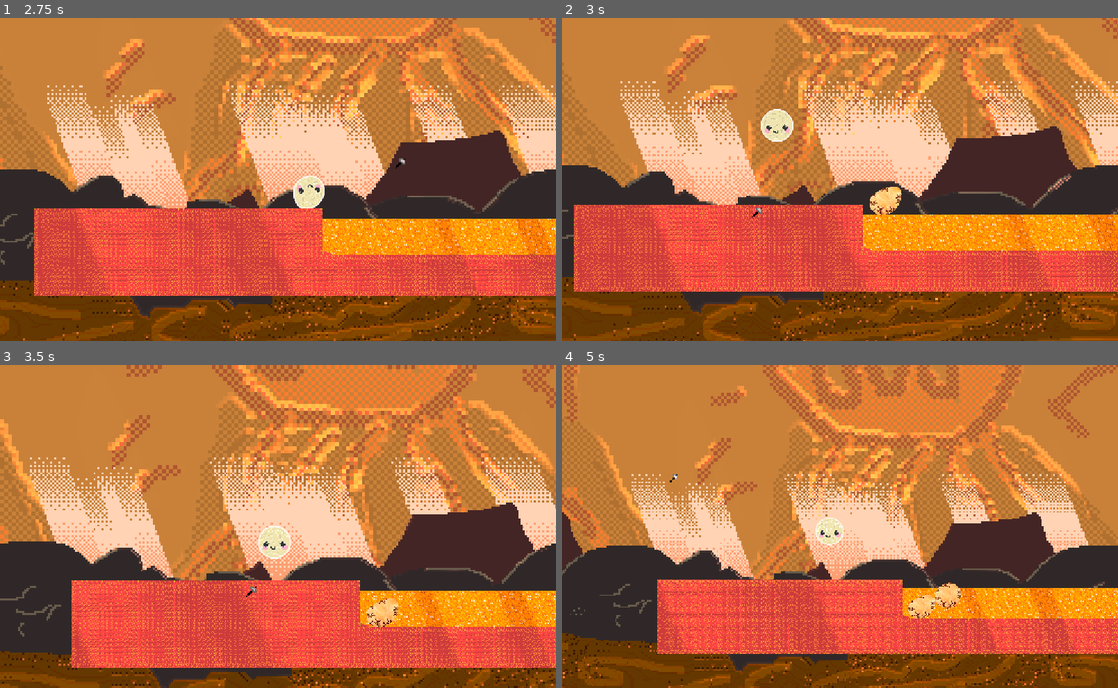
Above: before the commit, frames 1-4 (two rows, left to right).
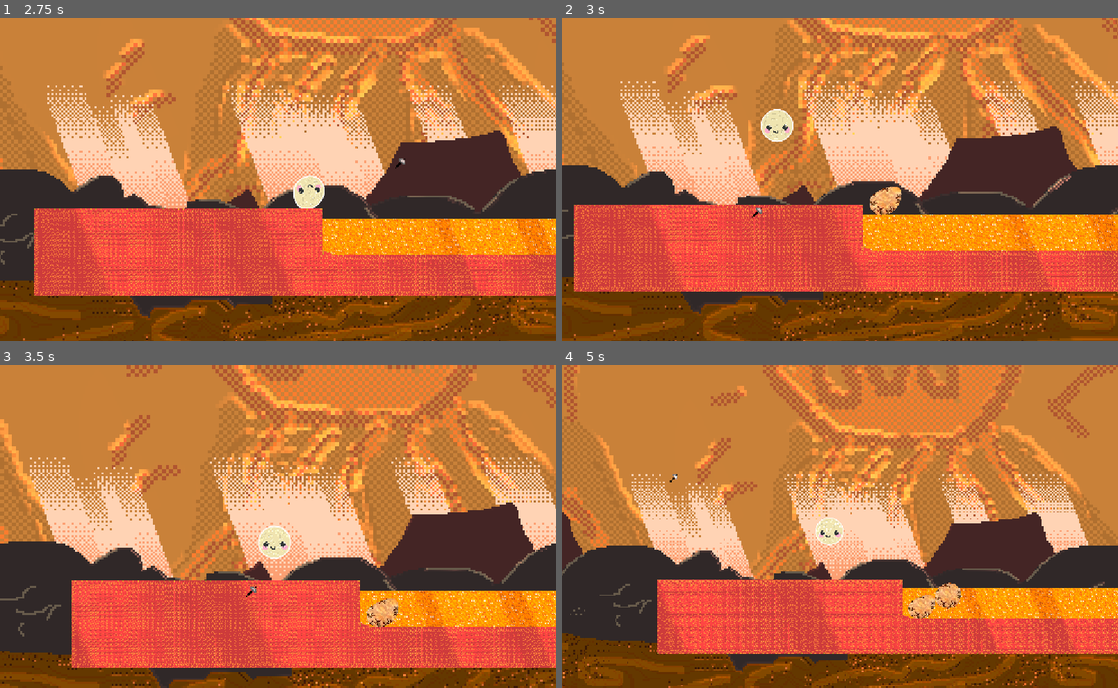
Above: after the commit, the same moments.

Repository: Yaheeha-Baheeha/rock-hard
Game: Godot game, scene res://menu.tscn
Same seed, same stepped clock (60 frames per second), same inputs: the game is played once before the commit and once after it. The engine's default icon, where the game draws it, is replaced by a stand-in: a white triangle on a blue panel in a dark square.
Inputs (mouse positions are in pixels of both pictures, inside the frame that each line leads up to):
- Up to frame 1 (2.75 s): click (278, 198) at 0.5 s; click (172, 127) at 1.25 s; tap Enter (ui_accept) at 2 s; move the mouse to (400, 163) at 2.02 s; hold D (right) from 2.03 s (still down); hold S (crouch) from 2.03 s (still down); click (400, 163) at 2.17 s; tap Space (jump) at 2.27 s
- Up to frame 2 (3 s): release D (right) at 2.75 s; release S (crouch) at 2.75 s; drag from (728, 195) to (812, 244) at 2.77 s
- Up to frame 3 (3.5 s): no input
- Up to frame 4 (5 s): move the mouse to (895, 455) at 3.52 s; hold D (right) 3.53-4.25 s; hold Mouse wheel down (zoom out) 3.53-4.25 s; drag from (812, 591) to (673, 478) at 4.27 s

Frame 1 is identical in both runs. In frame 2, 0.2% of the frame differs, in the area x 55-62%, y 52-62%; in frame 3, 0.3%; in frame 4, 0.4%, in the area x 62-72%, y 67-79%.

Commit message:
w assets

Diff:
--- a/level_1.tscn
+++ b/level_1.tscn
@@ -5,7 +5,6 @@
 [ext_resource type="Texture2D" uid="uid://da88yw4bsbs5l" path="res://resources/tileset_canvas.tres" id="4_swvua"]
 [ext_resource type="PackedScene" uid="uid://cp6jiswud21r8" path="res://Hammer.tscn" id="5_5hph3"]
 [ext_resource type="Script" uid="uid://68cnxhyjunjk" path="res://collectable.gd" id="6_5rr72"]
-[ext_resource type="Texture2D" uid="uid://b7r5b0a21wc5f" path="res://Textures/ceramic.jpg" id="6_j7kpp"]
 [ext_resource type="Script" uid="uid://0qav6eeuf12j" path="res://win_area.gd" id="8_bjebc"]
 [ext_resource type="Texture2D" uid="uid://c3xbw3br0vgbx" path="res://Textures/Lava/fall/lavafall_01.png" id="9_swvua"]
 [ext_resource type="PackedScene" uid="uid://6je4rmn0ov37" path="res://Player.tscn" id="10_gyffv"]
@@ -29,6 +28,7 @@
 [ext_resource type="Texture2D" uid="uid://d15gl3itxl3r6" path="res://Textures/Lava/fall/lavafall_18.png" id="26_jf2qc"]
 [ext_resource type="Texture2D" uid="uid://nciwufhi7qm4" path="res://Textures/Lava/fall/lavafall_19.png" id="27_nfgh3"]
 [ext_resource type="Texture2D" uid="uid://bohkefj5xpqkj" path="res://Textures/Lava/fall/lavafall_20.png" id="28_cgue7"]
+[ext_resource type="Texture2D" uid="uid://bk0uckdjboiyh" path="res://resources/ceramic_texture.tres" id="28_swvua"]
 [ext_resource type="Texture2D" uid="uid://doawjefj2ha2p" path="res://Textures/Lava/fall/lavafall_21.png" id="29_0t3i3"]
 [ext_resource type="Texture2D" uid="uid://ckjbx66vas5mv" path="res://Textures/Lava/fall/lavafall_22.png" id="30_dltcj"]
 
@@ -1536,7 +1536,7 @@
 respawn_point_path = NodePath("../../RespawnPoint")
 spawn_parent_path = NodePath("../..")
 shape_polygon_color = Color(1, 1, 1, 1)
-shape_texture = ExtResource("6_j7kpp")
+shape_texture = ExtResource("28_swvua")
 shape_texture_region = Rect2(0, 0, 100, 100)
 circle_approximation_segments = 40
 
@@ -1552,7 +1552,7 @@
 player_controller_path = NodePath("../../Player")
 respawn_point_path = NodePath("../../RespawnPoint")
 spawn_parent_path = NodePath("../..")
-shape_texture = ExtResource("6_j7kpp")
+shape_texture = ExtResource("28_swvua")
 shape_texture_region = Rect2(0, 0, 100, 100)
 shape_texture_repeat = true
 circle_approximation_segments = 40
--- a/level_2.tscn
+++ b/level_2.tscn
@@ -5,9 +5,9 @@
 [ext_resource type="PackedScene" uid="uid://c7h14j6k8sd2f" path="res://background.tscn" id="3_aocai"]
 [ext_resource type="Texture2D" uid="uid://da88yw4bsbs5l" path="res://resources/tileset_canvas.tres" id="4_dyw3t"]
 [ext_resource type="Texture2D" uid="uid://die1nc5pjay8p" path="res://icon.svg" id="5_3pas5"]
+[ext_resource type="Texture2D" uid="uid://bk0uckdjboiyh" path="res://resources/ceramic_texture.tres" id="6_dyw3t"]
 [ext_resource type="Script" uid="uid://68cnxhyjunjk" path="res://collectable.gd" id="6_u1jey"]
 [ext_resource type="Script" uid="uid://bx403epsvcucj" path="res://hazard_respawn_area.gd" id="7_51w4t"]
-[ext_resource type="Texture2D" uid="uid://b7r5b0a21wc5f" path="res://Textures/ceramic.jpg" id="8_ddgyg"]
 [ext_resource type="Texture2D" uid="uid://c3xbw3br0vgbx" path="res://Textures/Lava/fall/lavafall_01.png" id="9_qh630"]
 [ext_resource type="Texture2D" uid="uid://ck17f1nsxh1ky" path="res://Textures/Lava/fall/lavafall_02.png" id="10_uv8er"]
 [ext_resource type="Texture2D" uid="uid://behvj1hoqfltx" path="res://Textures/Lava/fall/lavafall_03.png" id="11_653n8"]
@@ -648,7 +648,7 @@
 spawn_parent_path = NodePath("../..")
 ceramic_type = 1
 shape_polygon_color = Color(1, 1, 1, 1)
-shape_texture = ExtResource("8_ddgyg")
+shape_texture = ExtResource("6_dyw3t")
 shape_texture_region = Rect2(0, 0, 100, 100)
 shape_texture_repeat = true
 circle_approximation_segments = 40
@@ -667,7 +667,7 @@
 spawn_parent_path = NodePath("../..")
 ceramic_type = 1
 shape_polygon_color = Color(1, 1, 1, 1)
-shape_texture = ExtResource("8_ddgyg")
+shape_texture = ExtResource("6_dyw3t")
 shape_texture_region = Rect2(0, 0, 100, 100)
 shape_texture_repeat = true
 circle_approximation_segments = 40
@@ -687,7 +687,7 @@
 spawn_parent_path = NodePath("../..")
 ceramic_type = 1
 shape_polygon_color = Color(1, 1, 1, 1)
-shape_texture = ExtResource("8_ddgyg")
+shape_texture = ExtResource("6_dyw3t")
 shape_texture_region = Rect2(0, 0, 100, 100)
 shape_texture_repeat = true
 circle_approximation_segments = 40
@@ -707,7 +707,7 @@
 spawn_parent_path = NodePath("../..")
 ceramic_type = 1
 shape_polygon_color = Color(1, 1, 1, 1)
-shape_texture = ExtResource("8_ddgyg")
+shape_texture = ExtResource("6_dyw3t")
 shape_texture_region = Rect2(0, 0, 100, 100)
 shape_texture_repeat = true
 circle_approximation_segments = 40
@@ -727,7 +727,7 @@
 spawn_parent_path = NodePath("../..")
 ceramic_type = 1
 shape_polygon_color = Color(1, 1, 1, 1)
-shape_texture = ExtResource("8_ddgyg")
+shape_texture = ExtResource("6_dyw3t")
 shape_texture_region = Rect2(0, 0, 100, 100)
 shape_texture_repeat = true
 circle_approximation_segments = 40
@@ -746,7 +746,8 @@
 player_controller_path = NodePath("../../Player")
 respawn_point_path = NodePath("../../RespawnPoint")
 spawn_parent_path = NodePath("../..")
-shape_texture = ExtResource("8_ddgyg")
+shape_polygon_color = Color(1, 1, 1, 1)
+shape_texture = ExtResource("6_dyw3t")
 shape_texture_region = Rect2(0, 0, 100, 100)
 shape_texture_repeat = true
 circle_approximation_segments = 40
--- a/level_24.tscn
+++ b/level_24.tscn
@@ -7,7 +7,7 @@
 [ext_resource type="Texture2D" uid="uid://die1nc5pjay8p" path="res://icon.svg" id="5_ufocd"]
 [ext_resource type="Script" uid="uid://68cnxhyjunjk" path="res://collectable.gd" id="6_8qw4p"]
 [ext_resource type="Script" uid="uid://bx403epsvcucj" path="res://hazard_respawn_area.gd" id="7_ret08"]
-[ext_resource type="Texture2D" uid="uid://b7r5b0a21wc5f" path="res://Textures/ceramic.jpg" id="8_at5bj"]
+[ext_resource type="Texture2D" uid="uid://bk0uckdjboiyh" path="res://resources/ceramic_texture.tres" id="8_0ntib"]
 [ext_resource type="Texture2D" uid="uid://c3xbw3br0vgbx" path="res://Textures/Lava/fall/lavafall_01.png" id="9_8jwrf"]
 [ext_resource type="Texture2D" uid="uid://ck17f1nsxh1ky" path="res://Textures/Lava/fall/lavafall_02.png" id="10_b7jeh"]
 [ext_resource type="Texture2D" uid="uid://behvj1hoqfltx" path="res://Textures/Lava/fall/lavafall_03.png" id="11_ae3x6"]
@@ -602,8 +602,8 @@
 spawn_parent_path = NodePath("../..")
 ceramic_type = 1
 shape_polygon_color = Color(1, 1, 1, 1)
-shape_texture = ExtResource("8_at5bj")
-shape_texture_region = Rect2(19.495, -4.875, -25.055, -25.795)
+shape_texture = ExtResource("8_0ntib")
+shape_texture_region = Rect2(0, 0, 100, 100)
 shape_texture_repeat = true
 circle_approximation_segments = 35
 
@@ -620,9 +620,8 @@
 respawn_point_path = NodePath("../../RespawnPoint")
 spawn_parent_path = NodePath("../..")
 shape_polygon_color = Color(1, 1, 1, 1)
-shape_texture = ExtResource("8_at5bj")
-shape_texture_region = Rect2(15.59, -9.81, -24.25, -24.655)
-shape_texture_repeat = true
+shape_texture = ExtResource("8_0ntib")
+shape_texture_region = Rect2(0, 0, 100, 100)
 circle_approximation_segments = 40
 
 [node name="CollisionShape2D" type="CollisionShape2D" parent="Lava/DeahConditionRigid" unique_id=1359674654]
@@ -1032,9 +1031,8 @@
 player_controller_path = NodePath("../../Player")
 respawn_point_path = NodePath("../../RespawnPoint")
 spawn_parent_path = NodePath("../..")
-shape_texture = ExtResource("8_at5bj")
-shape_texture_region = Rect2(15, -9, -25, -25)
-shape_texture_repeat = true
+shape_texture = ExtResource("8_0ntib")
+shape_texture_region = Rect2(0, 0, 100, 100)
 circle_approximation_segments = 40
 
 [node name="CollisionShape2D" type="CollisionShape2D" parent="Lava/WorldBoundary" unique_id=260226787]
--- a/level_3.tscn
+++ b/level_3.tscn
@@ -5,11 +5,11 @@
 [ext_resource type="PackedScene" uid="uid://c7h14j6k8sd2f" path="res://background.tscn" id="3_6p2dc"]
 [ext_resource type="Texture2D" uid="uid://da88yw4bsbs5l" path="res://resources/tileset_canvas.tres" id="4_3uls0"]
 [ext_resource type="PackedScene" uid="uid://dp2yvv1x5o1jn" path="res://lever.tscn" id="5_1jdk1"]
+[ext_resource type="Texture2D" uid="uid://bk0uckdjboiyh" path="res://resources/ceramic_texture.tres" id="6_3uls0"]
 [ext_resource type="Texture2D" uid="uid://die1nc5pjay8p" path="res://icon.svg" id="6_7ds5r"]
 [ext_resource type="Script" uid="uid://0qav6eeuf12j" path="res://win_area.gd" id="7_liaj6"]
 [ext_resource type="Script" uid="uid://68cnxhyjunjk" path="res://collectable.gd" id="8_b60u5"]
 [ext_resource type="Script" uid="uid://bx403epsvcucj" path="res://hazard_respawn_area.gd" id="9_liaj6"]
-[ext_resource type="Texture2D" uid="uid://b7r5b0a21wc5f" path="res://Textures/ceramic.jpg" id="10_b60u5"]
 [ext_resource type="Texture2D" uid="uid://c3xbw3br0vgbx" path="res://Textures/Lava/fall/lavafall_01.png" id="11_3uls0"]
 [ext_resource type="Texture2D" uid="uid://ck17f1nsxh1ky" path="res://Textures/Lava/fall/lavafall_02.png" id="12_oojxo"]
 [ext_resource type="Texture2D" uid="uid://behvj1hoqfltx" path="res://Textures/Lava/fall/lavafall_03.png" id="13_m2val"]
@@ -415,7 +415,7 @@
 monitorable = false
 script = ExtResource("9_liaj6")
 shape_polygon_color = Color(1, 1, 1, 1)
-shape_texture = ExtResource("10_b60u5")
+shape_texture = ExtResource("6_3uls0")
 shape_texture_region = Rect2(0, 0, 100, 100)
 shape_texture_repeat = true
 circle_approximation_segments = 40
@@ -492,7 +492,7 @@
 [node name="worldboudary" type="Area2D" parent="." unique_id=1336105521]
 script = ExtResource("9_liaj6")
 shape_polygon_color = Color(1, 1, 1, 1)
-shape_texture = ExtResource("10_b60u5")
+shape_texture = ExtResource("6_3uls0")
 shape_texture_region = Rect2(0, 0, 100, 100)
 
 [node name="CollisionShape2D" type="CollisionShape2D" parent="worldboudary" unique_id=1665080069]
--- a/level_4.tscn
+++ b/level_4.tscn
@@ -9,7 +9,7 @@
 [ext_resource type="Texture2D" uid="uid://da88yw4bsbs5l" path="res://resources/tileset_canvas.tres" id="4_cicwn"]
 [ext_resource type="PackedScene" uid="uid://b5p7l64gpe84h" path="res://ceramics/vertical_rigid_ceramic.tscn" id="5_l45re"]
 [ext_resource type="Script" uid="uid://bx403epsvcucj" path="res://hazard_respawn_area.gd" id="9_80qnk"]
-[ext_resource type="Texture2D" uid="uid://b7r5b0a21wc5f" path="res://Textures/ceramic.jpg" id="10_cicwn"]
+[ext_resource type="Texture2D" uid="uid://bk0uckdjboiyh" path="res://resources/ceramic_texture.tres" id="10_80qnk"]
 
 [sub_resource type="TileSetAtlasSource" id="TileSetAtlasSource_48hld"]
 texture = ExtResource("4_cicwn")
@@ -411,7 +411,7 @@
 [node name="worldboudary" type="Area2D" parent="." unique_id=269658977]
 script = ExtResource("9_80qnk")
 shape_polygon_color = Color(1, 1, 1, 1)
-shape_texture = ExtResource("10_cicwn")
+shape_texture = ExtResource("10_80qnk")
 shape_texture_region = Rect2(0, 0, 100, 100)
 
 [node name="CollisionShape2D" type="CollisionShape2D" parent="worldboudary" unique_id=1658922225]
@@ -421,7 +421,7 @@
 [node name="lave" type="Area2D" parent="." unique_id=363871865]
 script = ExtResource("9_80qnk")
 shape_polygon_color = Color(1, 1, 1, 1)
-shape_texture = ExtResource("10_cicwn")
+shape_texture = ExtResource("10_80qnk")
 shape_texture_region = Rect2(0, 0, 100, 100)
 
 [node name="CollisionShape2D" type="CollisionShape2D" parent="lave" unique_id=1469990700]
--- a/level_5.tscn
+++ b/level_5.tscn
@@ -8,7 +8,7 @@
 [ext_resource type="Script" uid="uid://0qav6eeuf12j" path="res://win_area.gd" id="6_kcwpe"]
 [ext_resource type="Script" uid="uid://68cnxhyjunjk" path="res://collectable.gd" id="7_j6qfn"]
 [ext_resource type="Script" uid="uid://bx403epsvcucj" path="res://hazard_respawn_area.gd" id="8_j6qfn"]
-[ext_resource type="Texture2D" uid="uid://b7r5b0a21wc5f" path="res://Textures/ceramic.jpg" id="9_2etst"]
+[ext_resource type="Texture2D" uid="uid://bk0uckdjboiyh" path="res://resources/ceramic_texture.tres" id="9_j6qfn"]
 
 [sub_resource type="TileSetAtlasSource" id="TileSetAtlasSource_kcwpe"]
 texture = ExtResource("1_j6qfn")
@@ -405,7 +405,7 @@
 position = Vector2(0, -390)
 script = ExtResource("8_j6qfn")
 shape_polygon_color = Color(1, 1, 1, 1)
-shape_texture = ExtResource("9_2etst")
+shape_texture = ExtResource("9_j6qfn")
 shape_texture_region = Rect2(0, 0, 100, 100)
 
 [node name="CollisionShape2D" type="CollisionShape2D" parent="worldboudary" unique_id=1164269277]
--- a/level_6.tscn
+++ b/level_6.tscn
@@ -9,7 +9,7 @@
 [ext_resource type="Script" uid="uid://0qav6eeuf12j" path="res://win_area.gd" id="7_soim0"]
 [ext_resource type="Script" uid="uid://68cnxhyjunjk" path="res://collectable.gd" id="8_vp58d"]
 [ext_resource type="Script" uid="uid://bx403epsvcucj" path="res://hazard_respawn_area.gd" id="9_vp58d"]
-[ext_resource type="Texture2D" uid="uid://b7r5b0a21wc5f" path="res://Textures/ceramic.jpg" id="10_3eqwd"]
+[ext_resource type="Texture2D" uid="uid://bk0uckdjboiyh" path="res://resources/ceramic_texture.tres" id="10_vp58d"]
 
 [sub_resource type="TileSetAtlasSource" id="TileSetAtlasSource_brkdw"]
 texture = ExtResource("1_vp58d")
@@ -314,7 +314,7 @@
 [node name="worldboudary" type="Area2D" parent="." unique_id=856787237]
 script = ExtResource("9_vp58d")
 shape_polygon_color = Color(1, 1, 1, 1)
-shape_texture = ExtResource("10_3eqwd")
+shape_texture = ExtResource("10_vp58d")
 shape_texture_region = Rect2(0, 0, 100, 100)
 
 [node name="CollisionShape2D" type="CollisionShape2D" parent="worldboudary" unique_id=610000842]
--- /dev/null
+++ b/resources/ceramic_texture.tres
@@ -0,0 +1,10 @@
+[gd_resource type="CanvasTexture" format=3 uid="uid://bk0uckdjboiyh"]
+
+[ext_resource type="Texture2D" uid="uid://b7r5b0a21wc5f" path="res://Textures/ceramic.jpg" id="1_vffby"]
+[ext_resource type="Texture2D" uid="uid://na3cr8pc0xrf" path="res://Textures/ceramic_normal.png" id="2_0b5qo"]
+[ext_resource type="Texture2D" uid="uid://cgeys1wei1id3" path="res://Textures/ceramic_specular.png" id="3_rhoo0"]
+
+[resource]
+diffuse_texture = ExtResource("1_vffby")
+normal_texture = ExtResource("2_0b5qo")
+specular_texture = ExtResource("3_rhoo0")
Binary file added: Textures/ceramic.png
Not shown, added: Textures/ceramic.png.import
Binary file added: Textures/ceramic_ambient.png
Not shown, added: Textures/ceramic_ambient.png.import
Binary file added: Textures/ceramic_displacement.png
Not shown, added: Textures/ceramic_displacement.png.import
Binary file added: Textures/ceramic_normal.png
Not shown, added: Textures/ceramic_normal.png.import
Binary file added: Textures/ceramic_specular.png
Not shown, added: Textures/ceramic_specular.png.import
Not shown, changed: level_7.tscn
